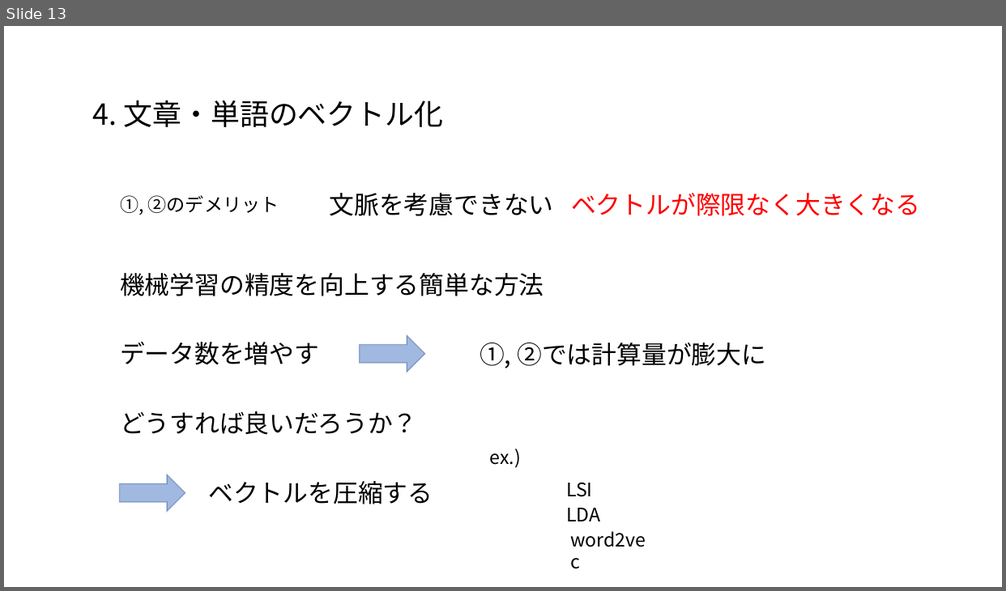
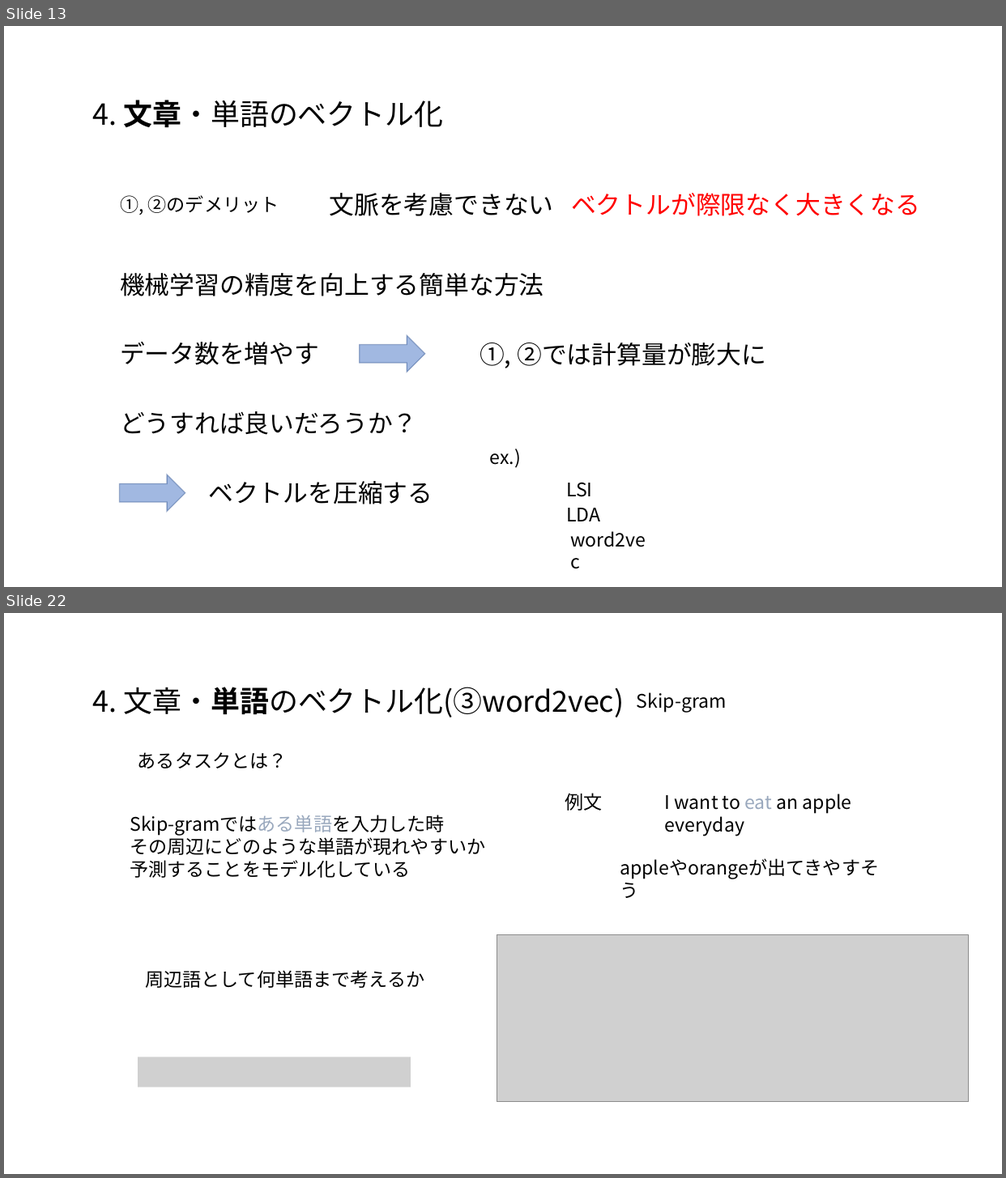
Before and after one commit to satetsu007/NLP_test, a slide deck: doc/NLP.pptx. Shown one above the other, each under a label of ours: slide 13 before the commit, slides 13 and 22 after it; the slides between them are not shown. The pictures are 1006x591 and 1006x1178 pixels, drawn with LibreOffice and Linux fonts; fonts in the diff are those of the drawing; grey boxes stand for pictures. Boxes give left, top, right and bottom in pixels: in the first picture for what was removed or moved away, otherwise in the second. Text is boxed around its words. In the diff, an @@ line names an element or a change of style, - is before the commit and + after.

```diff
--- a/doc/NLP.pptx
+++ b/doc/NLP.pptx
@@ slide 22 added at (4,613,1002,1174), background #FFFFFF @@
@@ text added at (93,687,624,717), 28 pt, text #000000 @@
+4. 文章・単語のベクトル化(③word2vec)
@@ text added at (637,692,727,713), 18 pt, text #000000 @@
+Skip-gram
@@ text added at (138,752,288,769), 18 pt, text #000000 @@
+あるタスクとは？
@@ text added at (565,793,602,811), 18 pt, text #000000 @@
+例文
@@ text added at (665,794,852,836), 18 pt, text #000000 @@
+I want to eat an apple everyday
@@ text added at (130,815,485,878), 18 pt, text #000000 @@
+Skip-gramではある単語を入力した時
+その周辺にどのような単語が現れやすいか
+予測することをモデル化している
@@ text added at (612,853,890,883), 18 pt, text #000000 @@
+appleやorangeが出てきやすそう
@@ picture added at (496,935,968,1102) @@
@@ text added at (145,970,424,988), 18 pt, text #000000 @@
+周辺語として何単語まで考えるか
@@ picture added at (138,1058,411,1088) @@
@@ slide 13 changed as well @@
@@ text "4. 文章・単語のベクトル化" at (93,100,444,128): bold on in "文章・単語のベクトル化" @@
```
Also in this commit, not shown: 4 other slides changed, 28 other slides added, 1 other file.
